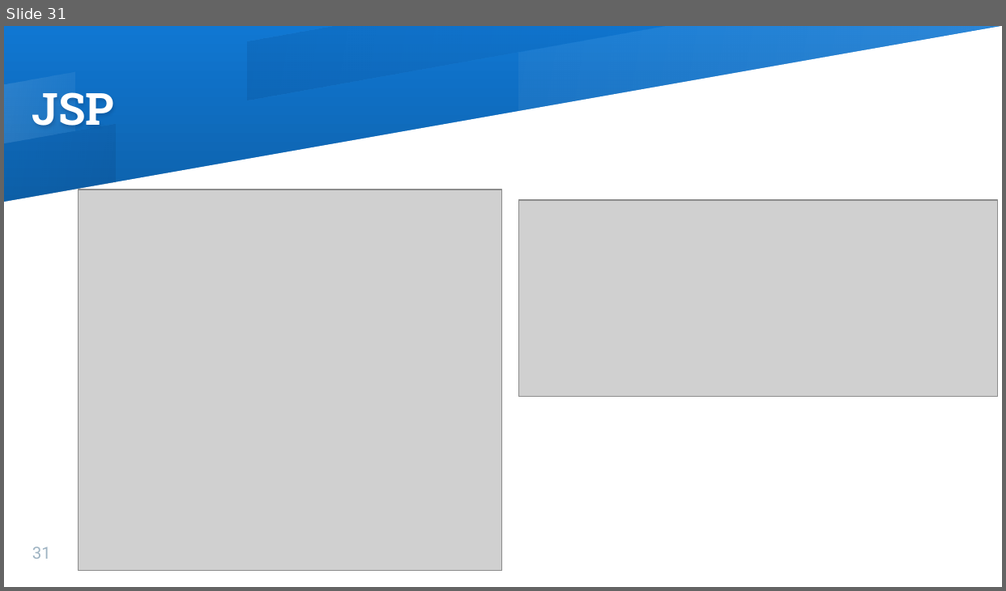
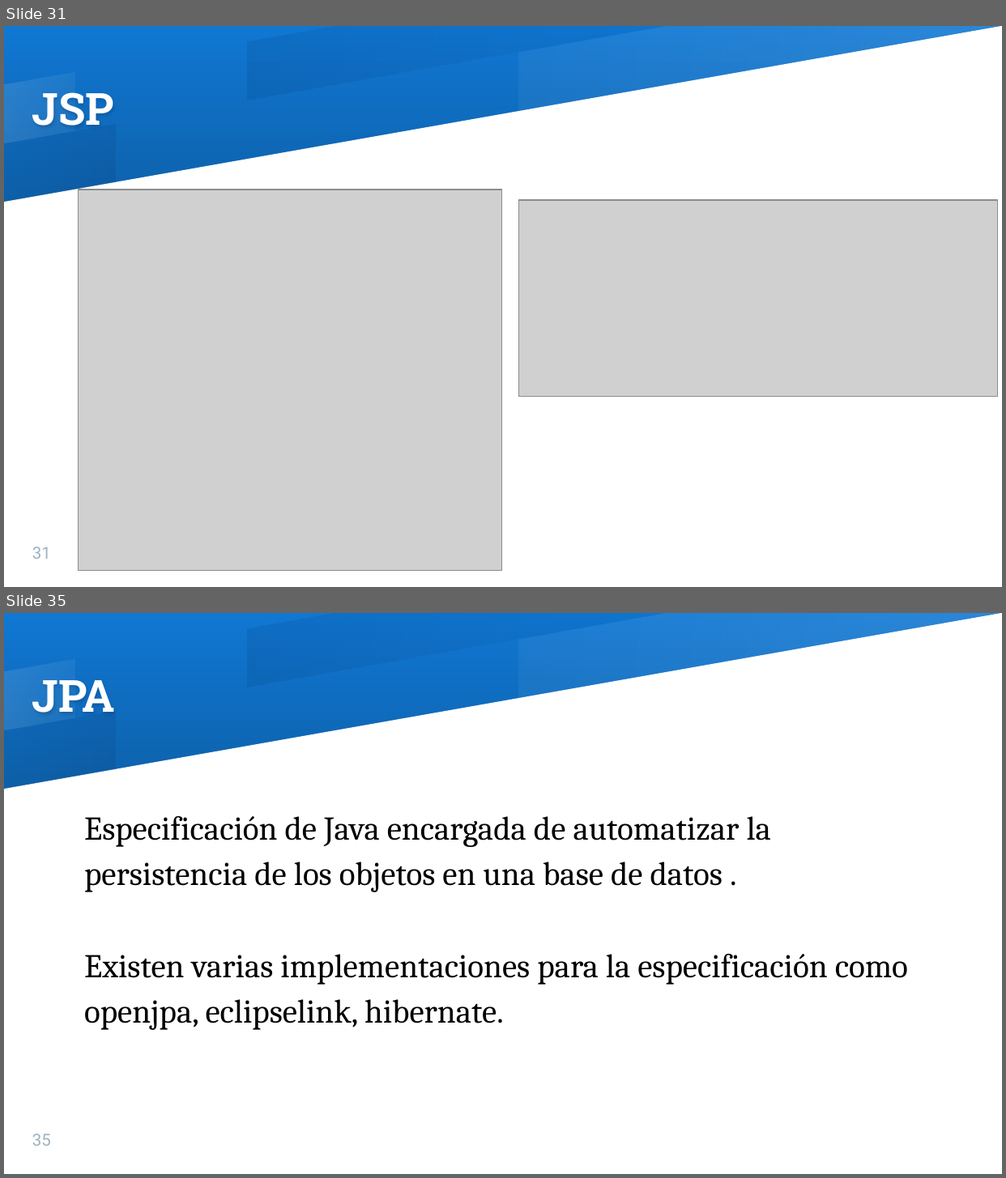
Before and after one commit to gladyscarrillo/JAVAEE, a slide deck: CursoJAVAEmpresarial.pptx. Shown one above the other, each under a label of ours: slide 31 before the commit, slides 31 and 35 after it; the slides between them are not shown. The pictures are 1006x591 and 1006x1178 pixels, drawn with LibreOffice and Linux fonts; fonts in the diff are those of the drawing; grey boxes stand for pictures. Boxes give left, top, right and bottom in pixels: in the first picture for what was removed or moved away, otherwise in the second. Text is boxed around its words. In the diff, an @@ line names an element or a change of style, - is before the commit and + after.

Commit message:
JavaBean y JPA

```diff
--- a/CursoJAVAEmpresarial.pptx
+++ b/CursoJAVAEmpresarial.pptx
@@ slide 35 added at box(4, 613, 1002, 1174), background gradient #1077D2 to #093153; not listed: 5 template elements that a slide beside it also shows @@
@@ title added at box(32, 680, 115, 713), 32 pt, text #FFFFFF, bold @@
+JPA
@@ text added at box(84, 816, 908, 1030), 24 pt, text #000000 @@
+Especificación de Java encargada de automatizar la persistencia de los objetos en una base de datos .
+Existen varias implementaciones para la especificación como openjpa, eclipselink, hibernate.
@@ page number added at box(32, 1134, 51, 1146), 12 pt, text #9EB3C2 @@
+35
```
Also in this commit, not shown: 2 slides changed, 5 other slides added.
